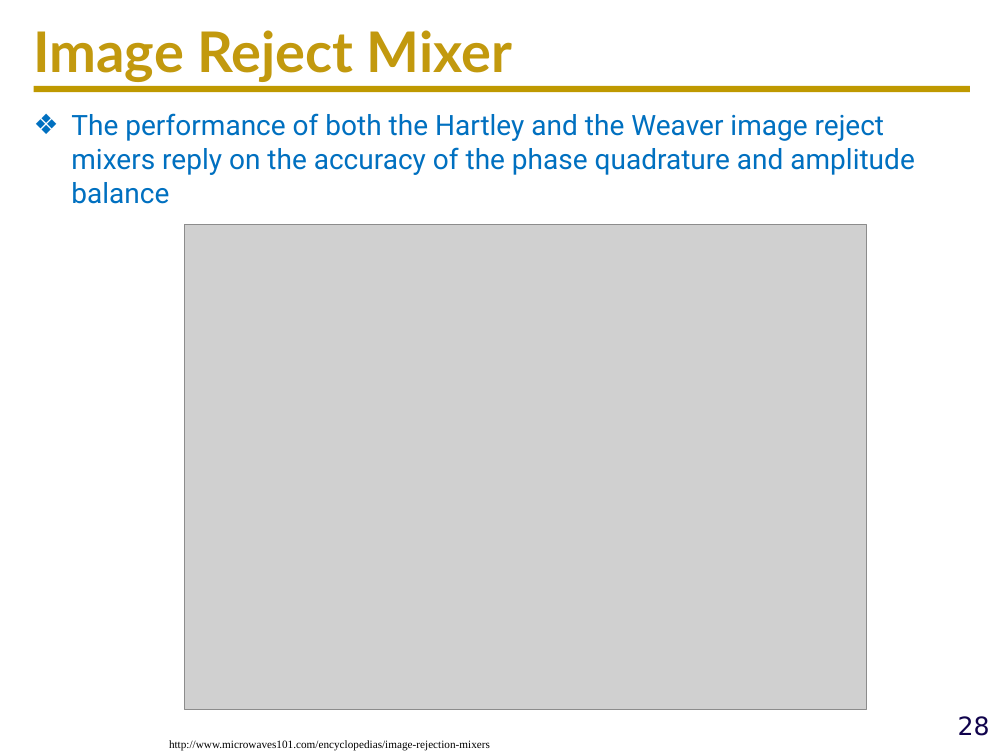
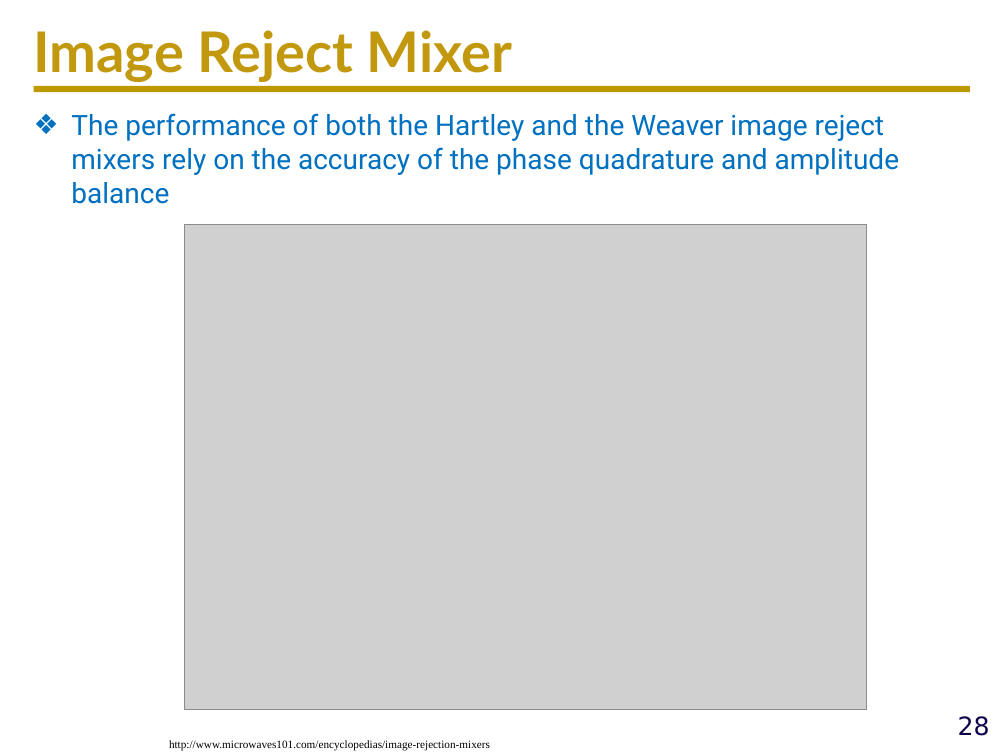
Before and after one commit to ucdart/UCD-EEC134, a slide deck: slide 28 of lectures/lec6/Lec6-Modulation.pptx. Drawn at 1008x756 pixels with LibreOffice and Linux fonts; fonts in the diff are those of the drawing; grey boxes stand for pictures; background and template pictures are left out. Boxes give left, top, right and bottom in pixels: in the first picture for what was removed or moved away, otherwise in the second. Text is boxed around its words. In the diff, an @@ line names an element or a change of style, - is before the commit and + after.

Commit message:
update lecture 6 & 7

```diff
--- a/lectures/lec6/Lec6-Modulation.pptx
+++ b/lectures/lec6/Lec6-Modulation.pptx
@@ text at (x1=71, y1=113, x2=899, y2=204): text changed @@
-❖ The performance of both the Hartley and the Weaver image reject mixers reply on the accuracy of the phase quadrature and amplitude balance
+❖ The performance of both the Hartley and the Weaver image reject mixers rely on the accuracy of the phase quadrature and amplitude balance
```
Also in this commit, not shown: 1 other slide changed.
